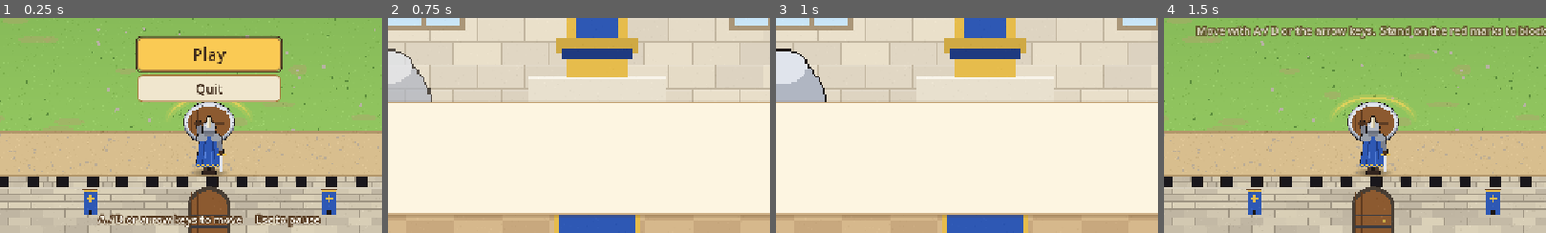
Above: before the commit, frames 1-4 (left to right).
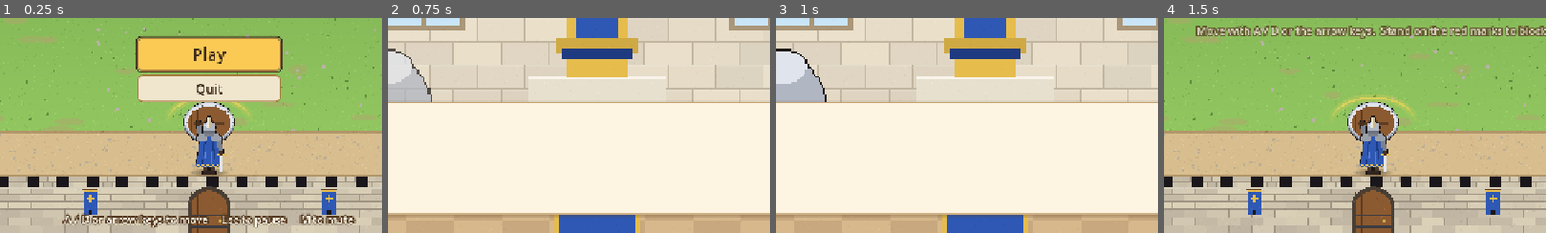
Above: after the commit, the same moments.

Repository: Belayet2/Last-Wall
Game: Godot game, scene res://scenes/main.tscn
Same seed, same stepped clock (60 frames per second), same inputs: the game is played once before the commit and once after it.
Inputs:
- Up to frame 1 (0.25 s): no input
- Up to frame 2 (0.75 s): click "Play" at 0.5 s
- Up to frame 3 (1 s): no input
- Up to frame 4 (1.5 s): click "Skip story" at 1.25 s
The pictures show only the part of the screen within x 23-73%, y 50-100%; the shares and areas given below are measured in that part.

The runs differ from the first frame. In frame 1, 2.4% of the frame differs, in the area x 16-94%, y 90-98%; in frame 2, nothing differs; in frame 3, nothing differs; in frame 4, nothing differs.

Commit message:
v1 step 6: sound effects, music loop, mute key, asset replace guide
Placeholder sounds and an 8-bar music loop are synthesized by tools/make_placeholder_audio.gd. Audio lives under GameState so music survives scene changes; quitting stops sounds first to avoid leak warnings.

Co-Authored-By: Claude Opus 5.5 <noreply@anthropic.com>

Diff:
--- a/last_wall_v1/project.godot
+++ b/last_wall_v1/project.godot
@@ -39,6 +39,11 @@
 , Object(InputEventKey,"resource_local_to_scene":false,"resource_name":"","device":-1,"window_id":0,"alt_pressed":false …(186 unchanged characters)…
 ]
 }
+mute={
+"deadzone": 0.2,
+"events": [Object(InputEventKey,"resource_local_to_scene":false,"resource_name":"","device":-1,"window_id":0,"alt_pressed":false,"shift_pressed":false,"ctrl_pressed":false,"meta_pressed":false,"pressed":false,"keycode":0,"physical_keycode":77,"key_label":0,"unicode":109,"location":0,"echo":false,"script":null)
+]
+}
 pause={
 "deadzone": 0.2,
 "events": [Object(InputEventKey,"resource_local_to_scene":false,"resource_name":"","device":-1,"window_id":0,"alt_press …(195 unchanged characters)…
--- /dev/null
+++ b/last_wall_v1/scripts/audio.gd
@@ -0,0 +1,90 @@
+extends Node
+## Plays sound effects and the music loop. Lives under the GameState autoload,
+## so the music keeps playing between scenes. Use: GameState.audio.play("bounce")
+## Press M to mute / unmute everything.
+
+const AudioData = preload("res://scripts/data/audio_data.gd")
+
+var _streams := {}           # name -> AudioStream
+var _last_played := {}       # name -> time (seconds)
+var _voices: Array[AudioStreamPlayer] = []
+var _next_voice := 0
+var _music: AudioStreamPlayer
+
+
+func _ready() -> void:
+	process_mode = Node.PROCESS_MODE_ALWAYS   # sounds and music keep going while paused
+	for sound_name in AudioData.SOUNDS:
+		var stream := _load(sound_name)
+		if stream:
+			_streams[sound_name] = stream
+	for i in range(AudioData.VOICES):
+		var p := AudioStreamPlayer.new()
+		add_child(p)
+		_voices.append(p)
+	_music = AudioStreamPlayer.new()
+	_music.stream = _load(AudioData.MUSIC)
+	_music.volume_db = AudioData.MUSIC_VOLUME_DB
+	_music.finished.connect(_music.play)     # loop
+	add_child(_music)
+
+
+func play(sound_name: String) -> void:
+	if not _streams.has(sound_name):
+		return
+	var now := Time.get_ticks_msec() / 1000.0
+	if now - float(_last_played.get(sound_name, -1.0)) < AudioData.SAME_SOUND_GAP:
+		return
+	_last_played[sound_name] = now
+	var p := _voices[_next_voice]
+	_next_voice = (_next_voice + 1) % _voices.size()
+	p.stream = _streams[sound_name]
+	p.volume_db = AudioData.SFX_VOLUME_DB + float(AudioData.SOUNDS[sound_name])
+	p.pitch_scale = 1.0 + randf_range(-AudioData.PITCH_JITTER, AudioData.PITCH_JITTER)
+	p.play()
+
+
+## Starts the music (call it from a click: browsers only allow sound after one).
+func start_music() -> void:
+	if _music.stream and not _music.playing:
+		_music.play()
+
+
+## Quit the game cleanly: stop every sound first, then close a moment later
+## (closing while a sound is still playing prints leak warnings).
+func quit_game() -> void:
+	_stop_all()
+	await get_tree().create_timer(0.15, true, false, true).timeout
+	get_tree().quit()
+
+
+func _notification(what: int) -> void:
+	if what == NOTIFICATION_WM_CLOSE_REQUEST:
+		quit_game()
+
+
+func _enter_tree() -> void:
+	get_tree().set_auto_accept_quit(false)   # the window's X button goes through quit_game()
+
+
+func _stop_all() -> void:
+	for p in _voices:
+		p.stop()
+		p.stream = null
+	_music.stop()
+	_music.stream = null
+	_streams.clear()
+
+
+func _unhandled_input(event: InputEvent) -> void:
+	if event.is_action_pressed("mute"):
+		AudioServer.set_bus_mute(0, not AudioServer.is_bus_mute(0))
+
+
+func _load(sound_name: String) -> AudioStream:
+	for ext in AudioData.EXTENSIONS:
+		var path: String = AudioData.FOLDER + sound_name + ext
+		if ResourceLoader.exists(path):
+			return load(path)
+	push_warning("Missing sound: " + sound_name)
+	return null
--- a/last_wall_v1/scripts/autoload/game_state.gd
+++ b/last_wall_v1/scripts/autoload/game_state.gd
@@ -7,7 +7,11 @@
 const ShopData = preload("res://scripts/data/shop_data.gd")
 const LevelData = preload("res://scripts/data/level_data.gd")
 
+const AudioScript = preload("res://scripts/audio.gd")
+
 const FALLEN := -1   # wall_hp value for a wall the enemy holds
+
+var audio: AudioScript   # sound effects + music (child node, survives scene changes)
 
 var coins := 0
 var current_wall := 1
@@ -23,6 +27,8 @@
 
 
 func _ready() -> void:
+	audio = AudioScript.new()
+	add_child(audio)
 	reset()
 
 
--- /dev/null
+++ b/last_wall_v1/scripts/data/audio_data.gd
@@ -0,0 +1,32 @@
+## Sounds and music. Tune freely.
+## Files live in assets/audio/. For each name the game loads "<name>.ogg" if it exists,
+## otherwise "<name>.wav". So to replace a sound, drop in an .ogg (or .wav) with the same name.
+
+const FOLDER := "res://assets/audio/"
+const EXTENSIONS := [".ogg", ".wav", ".mp3"]
+
+const MUSIC := "music_loop"
+const MUSIC_VOLUME_DB := -12.0
+const SFX_VOLUME_DB := -4.0
+const PITCH_JITTER := 0.06          # each sound plays at a slightly random pitch (+/- 6%)
+const SAME_SOUND_GAP := 0.04        # the same sound will not restart faster than this (seconds)
+const VOICES := 10                  # how many sounds can play at once
+
+## name -> extra volume in dB (0 = normal, negative = quieter)
+const SOUNDS := {
+	"bounce": 0.0,
+	"wall_hit": 0.0,
+	"wall_crack": 2.0,
+	"enemy_hit": -2.0,
+	"enemy_down": 0.0,
+	"coin": -4.0,
+	"throw": -12.0,
+	"tap": -10.0,
+	"click": -6.0,
+	"buy": -2.0,
+	"horn": -4.0,
+	"wall_held": -2.0,
+	"wall_fell": -2.0,
+	"victory": 0.0,
+	"defeat": 0.0,
+}
--- a/last_wall_v1/scripts/enemy.gd
+++ b/last_wall_v1/scripts/enemy.gd
@@ -120,6 +120,7 @@
 	stone.marker = _marker
 	_marker = null
 	_stones_parent.add_child(stone)
+	GameState.audio.play("throw")
 
 	ArtData.apply(_sprite, data["sprite"], _body_size)
 	var back := create_tween()
@@ -146,6 +147,8 @@
 	_knock.tween_property(self, "position", _home, FxData.KNOCKBACK_TIME).set_trans(Tween.TRANS_BACK).set_ease(Tween.EASE_OUT)
 	if hp <= 0:
 		_die()
+	else:
+		GameState.audio.play("enemy_hit")
 
 
 func _die() -> void:
@@ -158,6 +161,7 @@
 		_marker.queue_free()
 	_marker = null
 	set_deferred("monitorable", false)
+	GameState.audio.play("enemy_down")
 	var fx := get_tree().get_first_node_in_group("fx")
 	if fx:
 		fx.burst(global_position, FxData.ENEMY_BURST)
--- a/last_wall_v1/scripts/game.gd
+++ b/last_wall_v1/scripts/game.gd
@@ -66,6 +66,8 @@
 	_hud.set_coins(GameState.coins)
 	GameState.coins_changed.connect(_hud.set_coins)
 	_hud.show_intro(number, level["title"], level["tip"])
+	GameState.audio.start_music()
+	GameState.audio.play("horn")
 
 
 ## Background used by the game and the main menu.
@@ -111,6 +113,7 @@
 	var coins: int = enemy.data["coins"]
 	GameState.add_coins(coins)
 	GameState.enemies_defeated += 1
+	GameState.audio.play("coin")
 	_fx.float_text((enemy as Node2D).global_position + Vector2(0, FxData.COIN_TEXT_OFFSET_Y), "+%d" % coins, FxData.COIN_COLOR)
 	_fx.hit_stop()
 	_alive -= 1
@@ -125,6 +128,7 @@
 	var number := GameState.current_wall
 	var bonus := GameState.wave_cleared()
 	_wall.heal_full()
+	GameState.audio.play("wall_held")
 	_fx.float_text(Vector2(GameData.FIELD_CENTER_X, GameData.WALL_TOP - 10), "Retake bonus +%d" % bonus, FxData.COIN_COLOR)
 	if GameState.is_last_wall():
 		_finish("win", "Victory!", "Every wall is ours again.")
@@ -144,6 +148,7 @@
 	if lost == 1:
 		_finish("lose", "The Last Wall Fell", "There is no wall left to fall back to.")
 		return
+	GameState.audio.play("wall_fell")
 	GameState.fall_back()
 	var back := GameState.current_wall
 	_continue_text = "Defend Wall %d" % back
--- a/last_wall_v1/scripts/shield.gd
+++ b/last_wall_v1/scripts/shield.gd
@@ -82,6 +82,7 @@
 	stone.global_position.y = minf(stone_pos.y, surface_y - float(stone.diameter) * 0.5)
 	stone.make_returned(dir * speed)
 	_flash_aura()
+	GameState.audio.play("bounce")
 	var fx := get_tree().get_first_node_in_group("fx")
 	if fx:
 		fx.burst(Vector2(stone_pos.x, surface_y), FxData.SPARKS, dir)
--- a/last_wall_v1/scripts/stone.gd
+++ b/last_wall_v1/scripts/stone.gd
@@ -58,10 +58,12 @@
 		position.x = GameData.FIELD_LEFT + r
 		velocity.x = absf(velocity.x)
 		_puff(Vector2(GameData.FIELD_LEFT, position.y), FxData.SMALL_DUST)
+		GameState.audio.play("tap")
 	elif position.x > GameData.FIELD_RIGHT - r:
 		position.x = GameData.FIELD_RIGHT - r
 		velocity.x = -absf(velocity.x)
 		_puff(Vector2(GameData.FIELD_RIGHT, position.y), FxData.SMALL_DUST)
+		GameState.audio.play("tap")
 	_life += delta
 	if _life > GameData.STONE_LIFETIME or position.y < -40.0 or position.y > 760.0:
 		remove()
@@ -79,6 +81,7 @@
 		area.bounce_stone(self)
 	elif area.is_in_group("wall"):
 		area.take_damage(wall_damage, global_position)
+		GameState.audio.play("wall_hit")
 		_puff(global_position, FxData.DUST)
 		remove()
 
--- a/last_wall_v1/scripts/ui/end_screen.gd
+++ b/last_wall_v1/scripts/ui/end_screen.gd
@@ -12,6 +12,7 @@
 	set_anchors_and_offsets_preset(Control.PRESET_FULL_RECT)
 	var won := GameState.last_result == "win"
 	var info: Dictionary = StoryData.WIN if won else StoryData.LOSE
+	GameState.audio.play("victory" if won else "defeat")
 
 	var bg := TextureRect.new()
 	bg.texture = ArtData.texture("story_throne_room")
--- a/last_wall_v1/scripts/ui/main_menu.gd
+++ b/last_wall_v1/scripts/ui/main_menu.gd
@@ -52,11 +52,11 @@
 	if not OS.has_feature("web"):
 		var quit := UI.button("Quit", false, Vector2(240, 46), 22)
 		quit.size_flags_horizontal = Control.SIZE_SHRINK_CENTER
-		quit.pressed.connect(func() -> void: get_tree().quit())
+		quit.pressed.connect(func() -> void: GameState.audio.quit_game())
 		col.add_child(quit)
 	play.grab_focus()
 
-	var hint := UI.centered(UI.world_label("A / D or arrow keys to move     Esc to pause", 18))
+	var hint := UI.centered(UI.world_label("A / D or arrow keys to move     Esc to pause     M to mute", 18))
 	hint.position = Vector2(0, 684)
 	hint.size = Vector2(GameData.SCREEN_WIDTH, 30)
 	root.add_child(hint)
@@ -68,4 +68,5 @@
 
 
 func _on_play() -> void:
+	GameState.audio.start_music()   # first click: browsers allow sound from now on
 	get_tree().change_scene_to_file("res://scenes/story.tscn")
--- a/last_wall_v1/scripts/ui/shop.gd
+++ b/last_wall_v1/scripts/ui/shop.gd
@@ -115,12 +115,14 @@
 
 
 func _on_buy(key: String) -> void:
-	GameState.buy_upgrade(key)
+	if GameState.buy_upgrade(key):
+		GameState.audio.play("buy")
 	_refresh()
 
 
 func _on_repair() -> void:
-	GameState.buy_repair()
+	if GameState.buy_repair():
+		GameState.audio.play("buy")
 	_refresh()
 
 
--- a/last_wall_v1/scripts/ui/story.gd
+++ b/last_wall_v1/scripts/ui/story.gd
@@ -81,6 +81,8 @@
 
 func _next() -> void:
 	_index += 1
+	if _index > 0:
+		GameState.audio.play("click")
 	if _index >= StoryData.LINES.size():
 		_start_game()
 		return
--- a/last_wall_v1/scripts/ui/ui_style.gd
+++ b/last_wall_v1/scripts/ui/ui_style.gd
@@ -102,6 +102,7 @@
 	focus.expand_margin_top = 3
 	focus.expand_margin_bottom = 3
 	b.add_theme_stylebox_override("focus", focus)
+	b.pressed.connect(func() -> void: GameState.audio.play("click"))
 	return b
 
 
--- a/last_wall_v1/scripts/wall.gd
+++ b/last_wall_v1/scripts/wall.gd
@@ -62,6 +62,7 @@
 	if fx:
 		fx.float_text(hit_pos + Vector2(0, -20), "-%d" % amount, FxData.DAMAGE_COLOR)
 		if changed:
+			GameState.audio.play("wall_crack")
 			fx.shake(FxData.SHAKE_WALL_CRACK)
 			fx.burst(Vector2(GameData.FIELD_CENTER_X, GameData.WALL_TOP), FxData.WALL_RUBBLE)
 		else:
--- /dev/null
+++ b/last_wall_v1/tools/make_placeholder_audio.gd
@@ -0,0 +1,262 @@
+extends SceneTree
+## Synthesizes the placeholder sounds and the music loop into assets/audio/ (.wav).
+## Run from the project folder:
+##   godot --headless --path . --script res://tools/make_placeholder_audio.gd
+## Existing files are NOT overwritten. Add "-- --force" to redo all, or "-- --only=bounce,coin".
+## Your own sounds can be .ogg or .wav with the same name (an .ogg wins over a .wav).
+
+const OUT := "res://assets/audio/"
+const RATE := 22050
+
+var rng := RandomNumberGenerator.new()
+var force := false
+var only: PackedStringArray = []
+
+
+func _init() -> void:
+	for arg in OS.get_cmdline_user_args():
+		if arg == "--force":
+			force = true
+		elif arg.begins_with("--only="):
+			only = arg.trim_prefix("--only=").split(",")
+	DirAccess.make_dir_recursive_absolute(OUT)
+	rng.seed = 42
+	_save("bounce", _bounce)
+	_save("wall_hit", _wall_hit)
+	_save("wall_crack", _wall_crack)
+	_save("enemy_hit", _enemy_hit)
+	_save("enemy_down", _enemy_down)
+	_save("coin", _coin)
+	_save("throw", _throw)
+	_save("tap", _tap)
+	_save("click", _click)
+	_save("buy", _buy)
+	_save("horn", _horn)
+	_save("wall_held", _wall_held)
+	_save("wall_fell", _wall_fell)
+	_save("victory", _victory)
+	_save("defeat", _defeat)
+	_save("music_loop", _music)
+	quit()
+
+
+func _save(file_name: String, maker: Callable) -> void:
+	var path := OUT + file_name + ".wav"
+	if not only.is_empty():
+		if not only.has(file_name):
+			return
+	elif FileAccess.file_exists(path) and not force:
+		print("skip (exists): ", path)
+		return
+	var samples: PackedFloat32Array = maker.call()
+	var peak := 0.0
+	for s in samples:
+		peak = maxf(peak, absf(s))
+	var gain := 0.9 / peak if peak > 0.9 else 1.0
+	var bytes := PackedByteArray()
+	bytes.resize(samples.size() * 2)
+	for i in range(samples.size()):
+		bytes.encode_s16(i * 2, int(clampf(samples[i] * gain, -1.0, 1.0) * 32767.0))
+	var wav := AudioStreamWAV.new()
+	wav.format = AudioStreamWAV.FORMAT_16_BITS
+	wav.mix_rate = RATE
+	wav.stereo = false
+	wav.data = bytes
+	wav.save_to_wav(path)
+	print("wrote: ", path, "  (", snappedf(samples.size() / float(RATE), 0.01), " s)")
+
+
+# ---------------------------------------------------------------- synth helpers
+
+func _buf(seconds: float) -> PackedFloat32Array:
+	var b := PackedFloat32Array()
+	b.resize(int(seconds * RATE))
+	return b
+
+
+func _midi(note: float) -> float:
+	return 440.0 * pow(2.0, (note - 69.0) / 12.0)
+
+
+## Adds one note into `buf` starting at `start` seconds.
+## wave: "sine", "square", "pulse", "tri", "saw". Frequency slides from f0 to f1.
+func _note(buf: PackedFloat32Array, start: float, dur: float, f0: float, f1: float, wave: String, vol: float, attack: float = 0.005, curve: float = 2.0) -> void:
+	var i0 := int(start * RATE)
+	var n := int(dur * RATE)
+	var phase := 0.0
+	for i in range(n):
+		var idx := i0 + i
+		if idx >= buf.size():
+			break
+		var t := float(i) / n
+		var f := lerpf(f0, f1, t)
+		phase = fmod(phase + f / RATE, 1.0)
+		var s := 0.0
+		match wave:
+			"sine":
+				s = sin(phase * TAU)
+			"square":
+				s = 1.0 if phase < 0.5 else -1.0
+			"pulse":
+				s = 1.0 if phase < 0.25 else -1.0
+			"tri":
+				s = 4.0 * absf(phase - 0.5) - 1.0
+			"saw":
+				s = 2.0 * phase - 1.0
+		var env := pow(1.0 - t, curve)
+		var a := float(i) / (attack * RATE)
+		if a < 1.0:
+			env *= a
+		buf[idx] += s * env * vol
+
+
+## Filtered noise. `lowpass` 0..1 (small = darker). Cutoff can sweep from lp0 to lp1.
+func _noise(buf: PackedFloat32Array, start: float, dur: float, vol: float, lp0: float, lp1: float, curve: float = 2.0) -> void:
+	var i0 := int(start * RATE)
+	var n := int(dur * RATE)
+	var y := 0.0
+	for i in range(n):
+		var idx := i0 + i
+		if idx >= buf.size():
+			break
+		var t := float(i) / n
+		y += lerpf(lp0, lp1, t) * (rng.randf_range(-1.0, 1.0) - y)
+		buf[idx] += y * pow(1.0 - t, curve) * vol
+
+
+# ---------------------------------------------------------------- sound effects
+
+func _bounce() -> PackedFloat32Array:
+	var b := _buf(0.3)
+	_note(b, 0.0, 0.12, 880, 1320, "square", 0.25, 0.002, 3.0)
+	_note(b, 0.0, 0.28, 1760, 1760, "sine", 0.3, 0.002, 2.5)
+	_note(b, 0.02, 0.2, 2637, 2637, "sine", 0.12, 0.002, 3.0)
+	return b
+
+
+func _wall_hit() -> PackedFloat32Array:
+	var b := _buf(0.35)
+	_note(b, 0.0, 0.3, 140, 55, "sine", 0.8, 0.002, 2.0)
+	_noise(b, 0.0, 0.18, 0.6, 0.25, 0.05)
+	return b
+
+
+func _wall_crack() -> PackedFloat32Array:
+	var b := _buf(0.8)
+	_note(b, 0.0, 0.6, 90, 40, "sine", 0.7, 0.002, 1.5)
+	_noise(b, 0.0, 0.7, 0.7, 0.35, 0.04, 1.5)
+	for i in range(14):
+		_noise(b, rng.randf_range(0.0, 0.5), 0.03, 0.5, 0.6, 0.3)
+	return b
+
+
+func _enemy_hit() -> PackedFloat32Array:
+	var b := _buf(0.12)
+	_noise(b, 0.0, 0.07, 0.6, 0.7, 0.3)
+	_note(b, 0.0, 0.1, 420, 200, "tri", 0.5, 0.002, 2.0)
+	return b
+
+
+func _enemy_down() -> PackedFloat32Array:
+	var b := _buf(0.4)
+	_note(b, 0.0, 0.32, 520, 130, "square", 0.22, 0.002, 1.5)
+	_noise(b, 0.0, 0.25, 0.45, 0.4, 0.05)
+	return b
+
+
+func _coin() -> PackedFloat32Array:
+	var b := _buf(0.3)
+	_note(b, 0.0, 0.07, 988, 988, "square", 0.2, 0.002, 0.5)
+	_note(b, 0.07, 0.22, 1319, 1319, "square", 0.2, 0.002, 2.0)
+	return b
+
+
+func _throw() -> PackedFloat32Array:
+	var b := _buf(0.3)
+	_noise(b, 0.0, 0.28, 0.5, 0.05, 0.35, 1.2)
+	return b
+
+
+func _tap() -> PackedFloat32Array:
+	var b := _buf(0.06)
+	_note(b, 0.0, 0.05, 300, 220, "tri", 0.5, 0.001, 2.0)
+	_noise(b, 0.0, 0.03, 0.3, 0.5, 0.2)
+	return b
+
+
+func _click() -> PackedFloat32Array:
+	var b := _buf(0.06)
+	_note(b, 0.0, 0.05, 700, 620, "sine", 0.6, 0.001, 2.0)
+	return b
+
+
+func _buy() -> PackedFloat32Array:
+	var b := _buf(0.4)
+	var notes := [784.0, 988.0, 1319.0]
+	for i in range(notes.size()):
+		_note(b, i * 0.06, 0.2, notes[i], notes[i], "square", 0.18, 0.002, 2.0)
+	return b
+
+
+func _arpeggio(notes: Array, step: float, last: float, wave: String, vol: float) -> PackedFloat32Array:
+	var b := _buf(step * (notes.size() - 1) + last + 0.05)
+	for i in range(notes.size()):
+		var d := last if i == notes.size() - 1 else step * 1.3
+		_note(b, i * step, d, _midi(notes[i]), _midi(notes[i]), wave, vol, 0.005, 1.5)
+		_note(b, i * step, d, _midi(notes[i] - 12), _midi(notes[i] - 12), "tri", vol * 0.6, 0.005, 1.5)
+	return b
+
+
+func _horn() -> PackedFloat32Array:
+	return _arpeggio([67, 72], 0.22, 0.5, "saw", 0.18)
+
+
+func _wall_held() -> PackedFloat32Array:
+	return _arpeggio([72, 76, 79, 84], 0.1, 0.45, "square", 0.16)
+
+
+func _wall_fell() -> PackedFloat32Array:
+	return _arpeggio([67, 63, 60], 0.22, 0.6, "tri", 0.3)
+
+
+func _victory() -> PackedFloat32Array:
+	return _arpeggio([72, 76, 79, 84, 79, 84, 88], 0.13, 0.9, "square", 0.16)
+
+
+func _defeat() -> PackedFloat32Array:
+	return _arpeggio([64, 63, 62, 60], 0.35, 1.0, "tri", 0.3)
+
+
+# ---------------------------------------------------------------- music (8 bars, loops)
+
+func _music() -> PackedFloat32Array:
+	var bpm := 112.0
+	var eighth := 60.0 / bpm / 2.0
+	# melody, one MIDI note per eighth (-1 = rest)
+	var melody := [
+		72, 76, 79, 76, 84, 79, 76, 79,
+		81, 79, 76, 72, 76, -1, 74, 76,
+		77, 81, 84, 81, 79, 77, 76, 74,
+		74, 79, 83, 79, 74, -1, 79, -1,
+		84, 83, 81, 79, 76, 79, 84, -1,
+		81, 79, 77, 81, 84, 81, 77, 76,
+		79, -1, 74, 79, 83, 81, 79, 74,
+		76, 74, 72, 76, 72, -1, -1, -1,
+	]
+	var bass_roots := [48, 45, 41, 43, 48, 41, 43, 48]
+	var b := _buf(eighth * melody.size())
+	for i in range(melody.size()):
+		var n: int = melody[i]
+		if n > 0:
+			_note(b, i * eighth, eighth * 0.95, _midi(n), _midi(n), "pulse", 0.11, 0.004, 1.2)
+	for bar in range(8):
+		var root: int = bass_roots[bar]
+		var pattern := [root, root, root + 7, root]
+		for beat in range(4):
+			var start := (bar * 8 + beat * 2) * eighth
+			var bn: float = pattern[beat]
+			_note(b, start, eighth * 1.9, _midi(bn), _midi(bn), "tri", 0.22, 0.004, 1.0)
+			if beat % 2 == 0:
+				_note(b, start, 0.12, 120, 45, "sine", 0.35, 0.001, 2.0)   # kick
+			_noise(b, start + eighth, 0.03, 0.06, 0.9, 0.9)               # hi-hat on the off-beat
+	return b
Not shown, added: last_wall_v1/assets/CREDITS.txt
Not shown, added: last_wall_v1/assets/audio/bounce.wav.import
Not shown, added: last_wall_v1/assets/audio/buy.wav.import
Not shown, added: last_wall_v1/assets/audio/click.wav.import
Not shown, added: last_wall_v1/assets/audio/coin.wav.import
Not shown, added: last_wall_v1/assets/audio/defeat.wav.import
Not shown, added: last_wall_v1/assets/audio/enemy_down.wav.import
Not shown, added: last_wall_v1/assets/audio/enemy_hit.wav.import
Not shown, added: last_wall_v1/assets/audio/horn.wav.import
Not shown, added: last_wall_v1/assets/audio/music_loop.wav.import
Not shown, added: last_wall_v1/assets/audio/tap.wav.import
Not shown, added: last_wall_v1/assets/audio/throw.wav.import
(and 25 more such lines)
